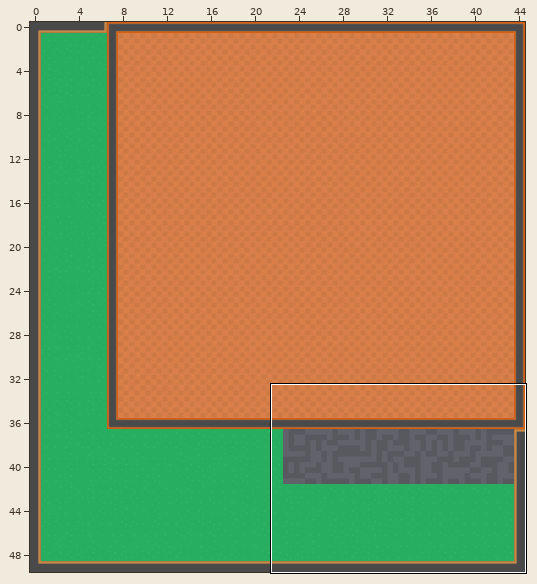
One commit to this Tiled map: maps/Bottom.tmx. Above, an overview of the earlier version with the close-up marked.
Close-up. Old version:
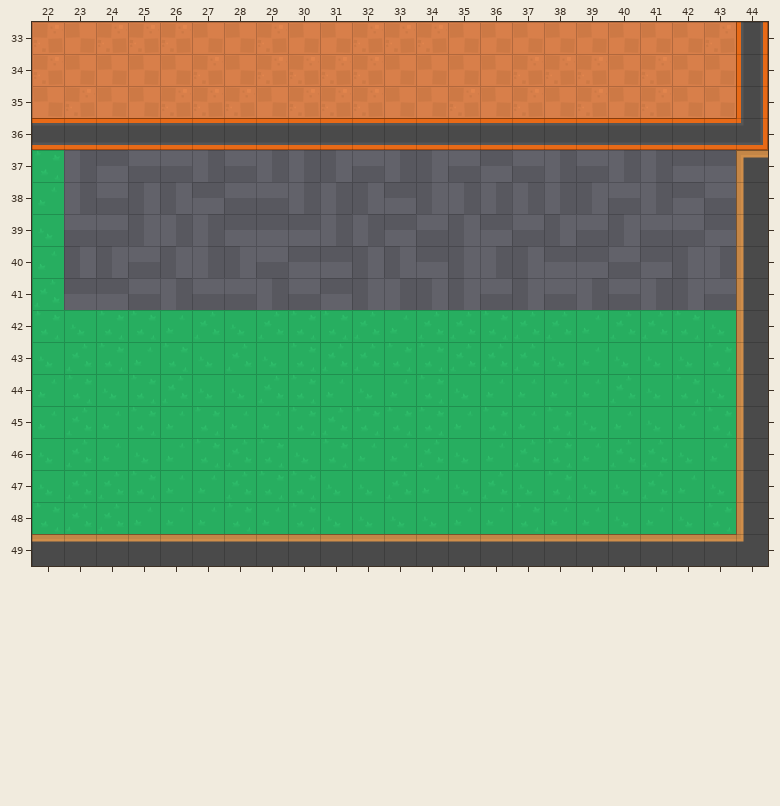
Cells are 64x64 px. Shown: x 22..44, y 33..49. The commit also changed other parts of the map, which this record leaves out.
New version:
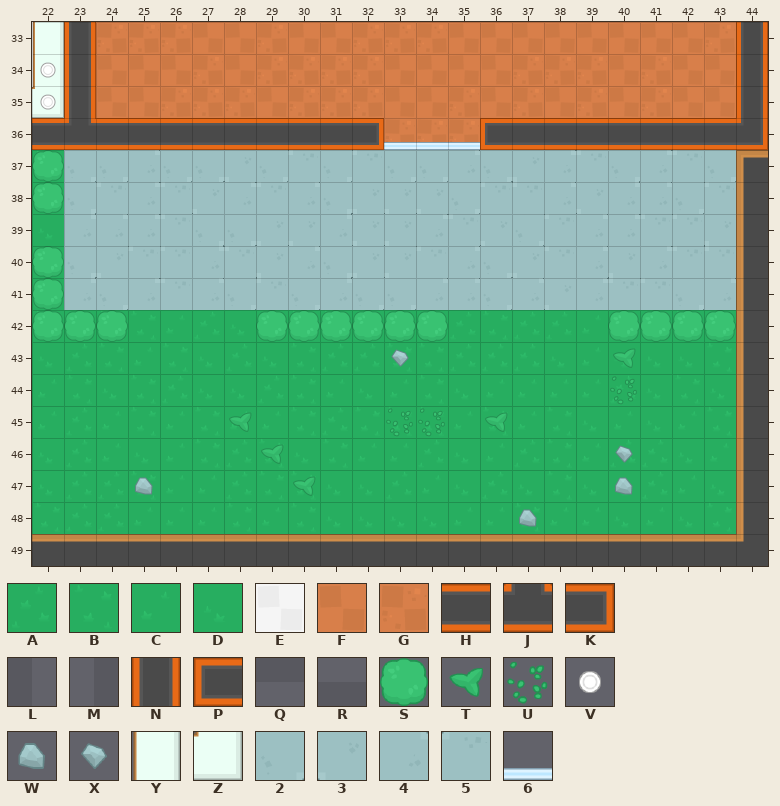
Key: from "spritesheet_tiles": A 0, B 1, C 2, D 3, E 11, F 12, G 13, H 110, J 112, K 113, L 126, M 127, N 137, P 141, Q 153, R 154, S 182, T 209, U 212, V 213, W 236, X 237, Y 320 turned 270, Z 321, 2 324, 3 325, 4 351, 5 352, 6 514.
_ is an empty cell, . an unchanged one.
Tiles of an added or newly shown layer are drawn over the layers below it.
See-through tiles are keyed as they look on the map.
Changes in this commit:
--- layer "1" (removed)
@@ x 22..43 @@
-33 GF....................
-34 GF....................
-35 FG....................
-36 .H........HHHHH.......
-37 BMQRRMRMMLRMLRQRMRMMQQ
-38 CMRLLQRRMMLQLMMMMLRMQR
-39 .RRLMMQQQMMQRLQRLRLRRQ
-40 CLLRLMLRQQLLQLMLQQRQLM
-41 AQQRMRRMRQLMLLRLRMRMLR
-42 BDB....ABBACA.....AABD
-43 ...........B......D...
-44 ..................A...
-45 ......C....BB.B.......
-46 .......B..........A...
-47 ...B....B.........D...
-48 ...............B......
+33 __....................
+34 __....................
+35 __....................
+36 ._........_____.......
+37 ______________________
+38 ______________________
+39 ._____________________
+40 ______________________
+41 ______________________
+42 ___....______.....____
+43 ..........._......_...
+44 .................._...
+45 ......_....__._.......
+46 ......._.........._...
+47 ..._...._........._...
+48 ..............._......
--- layer "Tiles" (added)
@@ x 22..43 @@
-33 _.....................
-34 _.....................
-35 _.....................
-36 .........._____.......
-37 ______________________
-38 ______________________
-39 ._____________________
-40 ______________________
-41 ______________________
-42 ___....______.....____
-43 ..........._......_...
-44 .................._...
-45 ......_....__._.......
-46 ......._.........._...
-47 ..._...._........._...
-48 ..............._......
+33 E.....................
+34 E.....................
+35 E.....................
+36 ..........KGGGP.......
+37 B224223252522423452452
+38 C254534542333255434425
+39 .444522334334532544553
+40 C235545342335423543455
+41 A424542524224424345524
+42 BDB....ABBACA.....AABD
+43 ...........B......D...
+44 ..................A...
+45 ......C....BB.B.......
+46 .......B..........A...
+47 ...B....B.........D...
+48 ...............B......
--- layer "IndoorWalls" (added)
@@ x 23..35 @@
-33 _............
-34 _............
-35 _............
-36 _.........___
+33 N............
+34 N............
+35 N............
+36 J.........666
--- layer "AboveTiles" (added)
@@ x 22..22 @@
-33 _
-34 _
-35 _
+33 Y
+34 Y
+35 Z
@@ x 22..22 @@
-37 _
-38 _
+37 S
+38 S
@@ x 22..43 @@
-40 _.....................
-41 _.....................
-42 ___....______.....____
-43 ..........._......_...
-44 .................._...
-45 ......_....__._.......
-46 ......._.........._...
-47 ..._...._........._...
-48 ..............._......
+40 S.....................
+41 S.....................
+42 SSS....SSSSSS.....SSSS
+43 ...........X......T...
+44 ..................U...
+45 ......T....UU.T.......
+46 .......T..........X...
+47 ...W....T.........W...
+48 ...............W......
--- layer "AboveAbove" (added)
@@ x 22..22 @@
-34 _
-35 _
+34 V
+35 V
Pixel boxes of the changes (left, top, right, bottom) in both close-ups:
changed: (32, 22, 736, 404)
changed: (229, 412, 316, 496)
changed: (386, 408, 445, 436)
changed: (485, 412, 508, 432)
changed: (615, 445, 633, 495)
changed: (135, 477, 153, 495)
changed: (519, 509, 537, 527)
